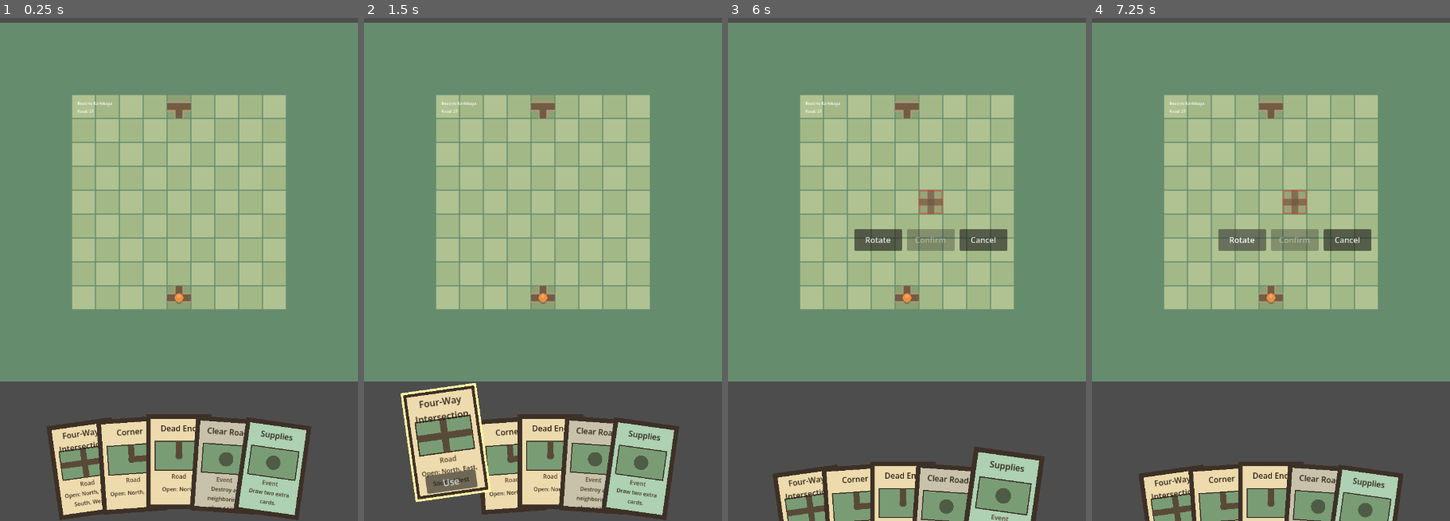
Above: before the commit, frames 1-4 (left to right).
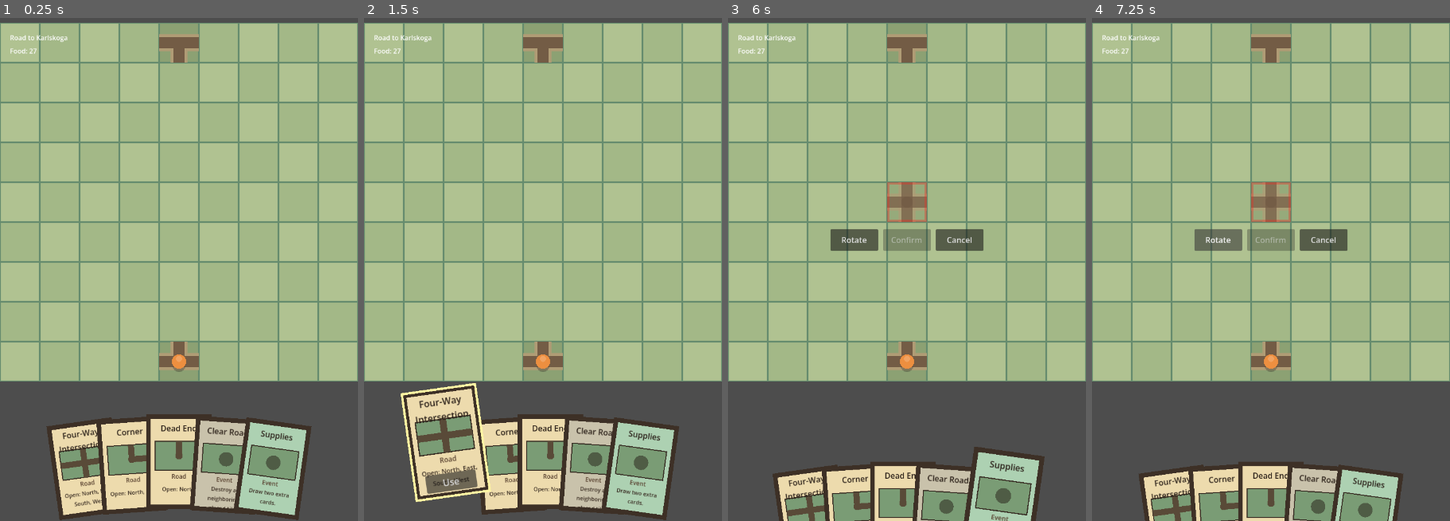
Above: after the commit, the same moments.

Repository: Reicher/The-Road-North
Game: Godot game, scene res://scenes/main.tscn
Two runs of this game, one before a commit and one after it. Both use one fixed random seed, a clock stepped at 60 frames per second and the inputs below.
Inputs (mouse positions are in pixels of both pictures, inside the frame that each line leads up to):
- Up to frame 1 (0.25 s): no input
- Up to frame 2 (1.5 s): tap Enter at 0.5 s; drag from (543, 204) to (578, 63) at 0.52 s; tap Space at 1.25 s; drag from (449, 470) to (525, 329) at 1.27 s
- Up to frame 3 (6 s): click "Use" at 2 s; tap Enter at 2.75, 4.25 s; move the mouse to (860, 510) at 2.77 s; click (860, 510) at 2.92 s; tap Space at 3.5, 5 s; drag from (921, 510) to (799, 108) at 3.52 s; drag from (967, 510) to (924, 204) at 4.27 s; drag from (1014, 515) to (853, 43) at 5.02 s; move the mouse to (924, 204) at 5.77 s; click (924, 204) at 5.92 s
- Up to frame 4 (7.25 s): click "Rotate" at 6.5 s

The runs differ from the first frame. In frame 1, 47% of the frame differs, in the area x 0-100%, y 1-73%; in frame 2, 47%; in frame 3, 48%; in frame 4, 48%.

Commit message:
Remove map padding and improve scroll zoom handling

Diff:
--- a/scripts/map.gd
+++ b/scripts/map.gd
@@ -25,11 +25,6 @@
 @export_range(1, 64, 1) var playable_height := 9:
 	set(value):
 		playable_height = value
-		queue_redraw()
-
-@export_range(0, 16, 1) var padding := 3:
-	set(value):
-		padding = value
 		queue_redraw()
 
 @export_range(16.0, 256.0, 1.0) var tile_size := 96.0:
@@ -163,8 +158,7 @@
 
 
 func get_padded_world_rect() -> Rect2:
-	var padding_size: Vector2 = Vector2.ONE * padding * tile_size
-	return Rect2(-padding_size, Vector2(playable_width, playable_height) * tile_size + padding_size * 2.0)
+	return get_playable_world_rect()
 
 
 func _direction_name_for_delta(delta: Vector2i) -> String:
--- a/scripts/map_camera.gd
+++ b/scripts/map_camera.gd
@@ -20,22 +20,37 @@
 		zoom = Vector2.ONE * _get_zoom_out_limit()
 		_clamp_position()
 
+
+func _input(event: InputEvent) -> void:
+	if _handle_scroll_zoom(event):
+		get_viewport().set_input_as_handled()
+
+
 func _unhandled_input(event: InputEvent) -> void:
 	if _map == null:
 		return
 
-	if event is InputEventMouseButton:
-		if event.button_index == MOUSE_BUTTON_WHEEL_UP and event.pressed:
-			_apply_zoom(zoom.x + zoom_step, get_global_mouse_position())
-		elif event.button_index == MOUSE_BUTTON_WHEEL_DOWN and event.pressed:
-			_apply_zoom(zoom.x - zoom_step, get_global_mouse_position())
-	elif event is InputEventMouseMotion and (event.button_mask & MOUSE_BUTTON_MASK_MIDDLE) != 0:
+	if event is InputEventMouseMotion and (event.button_mask & MOUSE_BUTTON_MASK_MIDDLE) != 0:
 		position -= event.relative / zoom
 		_clamp_position()
 	elif event is InputEventScreenTouch:
 		_handle_screen_touch(event)
 	elif event is InputEventScreenDrag:
 		_handle_screen_drag(event)
+
+
+func _handle_scroll_zoom(event: InputEvent) -> bool:
+	if _map == null or not (event is InputEventMouseButton) or not event.pressed:
+		return false
+
+	if event.button_index == MOUSE_BUTTON_WHEEL_UP:
+		_apply_zoom(zoom.x + zoom_step, get_global_mouse_position())
+		return true
+	if event.button_index == MOUSE_BUTTON_WHEEL_DOWN:
+		_apply_zoom(zoom.x - zoom_step, get_global_mouse_position())
+		return true
+
+	return false
 
 
 func _handle_screen_touch(event: InputEventScreenTouch) -> void:
--- a/tests/test_roads.gd
+++ b/tests/test_roads.gd
@@ -14,6 +14,7 @@
 	var map = MAP_SCRIPT.new()
 	map.name = "Map"
 	root.add_child(map)
+	_assert(map.get_padded_world_rect() == map.get_playable_world_rect(), "Expected map bounds to exclude visual padding")
 
 	var roads = ROADS_SCRIPT.new()
 	roads.name = "Roads"
Not shown, changed: docs/design.md
Not shown, changed: docs/implementation_design.md
